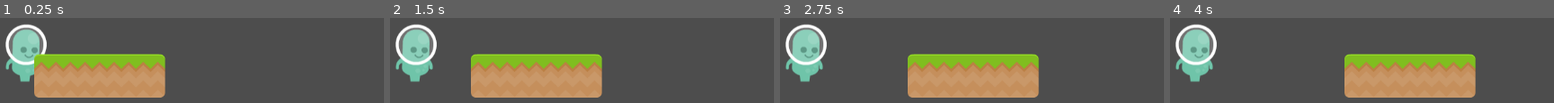
Above: before the commit, frames 1-4 (left to right).
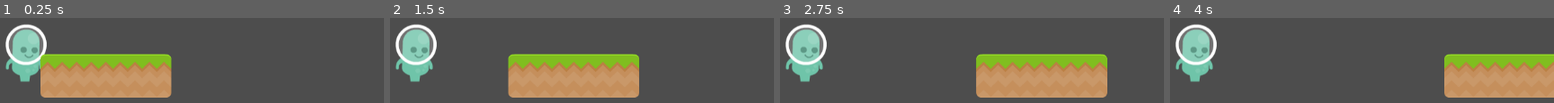
Above: after the commit, the same moments.

Repository: Neolanco/samurai-game
Game: Godot game, scene res://main.tscn
Two runs of this game, one before a commit and one after it. Both use one fixed random seed, a clock stepped at 60 frames per second and the inputs below.
Inputs:
- Up to frame 1 (0.25 s): no input
- Up to frame 2 (1.5 s): no input
- Up to frame 3 (2.75 s): no input
- Up to frame 4 (4 s): no input

The runs differ from the first frame. In frame 1, 3.4% of the frame differs, in the area x 8-45%, y 42-94%; in frame 2, 11%; in frame 3, 19%; in frame 4, 24%, in the area x 45-100%, y 42-94%.

Commit message:
added game class

Diff:
--- a/main.gd
+++ b/main.gd
@@ -4,6 +4,7 @@
 
 # Called when the node enters the scene tree for the first time.
 func _ready():
+	# call _main_ready in player_1 or other classes
 	emit_signal("main_ready")
 
 
--- a/player_1.gd
+++ b/player_1.gd
@@ -1,26 +1,23 @@
 extends CharacterBody2D
 
-@onready
-var main = get_tree().get_root().get_node("Main")
+# import game
+const Game = preload("res://src/game.gd")
+# some consts
+const SPEED = 100
 
-var dirt3_1
-
-func spawn_dirt3_1():
-	var dirt3_1 = load("res://Platforms/dirt3-1.tscn").instantiate()
-	dirt3_1.global_position = Vector2(0, 0)
-	main.add_child(dirt3_1)
-	return dirt3_1
+var main
+var game
 
 func _physics_process(delta):
-	if dirt3_1:
-		var x = dirt3_1.global_position.x
-		var y = dirt3_1.global_position.y
-		x += 1
-		dirt3_1.global_position = Vector2(x, y)
+	game.update_platforms(delta)
 
 # Called when the node enters the scene tree for the first time.
 func _ready():
+	# register _main_ready()
+	main = get_tree().get_root().get_node("Main")
 	main.connect("main_ready", _main_ready)
+	# init game class
+	game = Game.new(main, SPEED)
 
 func _main_ready():
-	dirt3_1 = spawn_dirt3_1()
+	game.register_platform("res://Platforms/dirt3-1.tscn", 0, 0)
--- a/project.godot
+++ b/project.godot
@@ -12,7 +12,7 @@
 
 config/name="samurai-game"
 run/main_scene="res://main.tscn"
-config/features=PackedStringArray("4.2", "GL Compatibility")
+config/features=PackedStringArray("4.3", "GL Compatibility")
 config/icon="res://icon.svg"
 
 [rendering]
--- /dev/null
+++ b/src/game.gd
@@ -0,0 +1,19 @@
+class_name Game
+
+var _platsforms: Array[Node2D]
+var _main
+var _speed
+
+func _init(main: Node2D, speed: float):
+	_main = main
+	_speed = speed
+
+func register_platform(platform: String, x: float, y: float):
+	var node = load(platform).instantiate()
+	node.global_position = Vector2(x, y)
+	_platsforms.append(node)
+	_main.add_child(node)
+
+func update_platforms(delta):
+	for platform in _platsforms:
+		platform.global_position.x += _speed * delta
